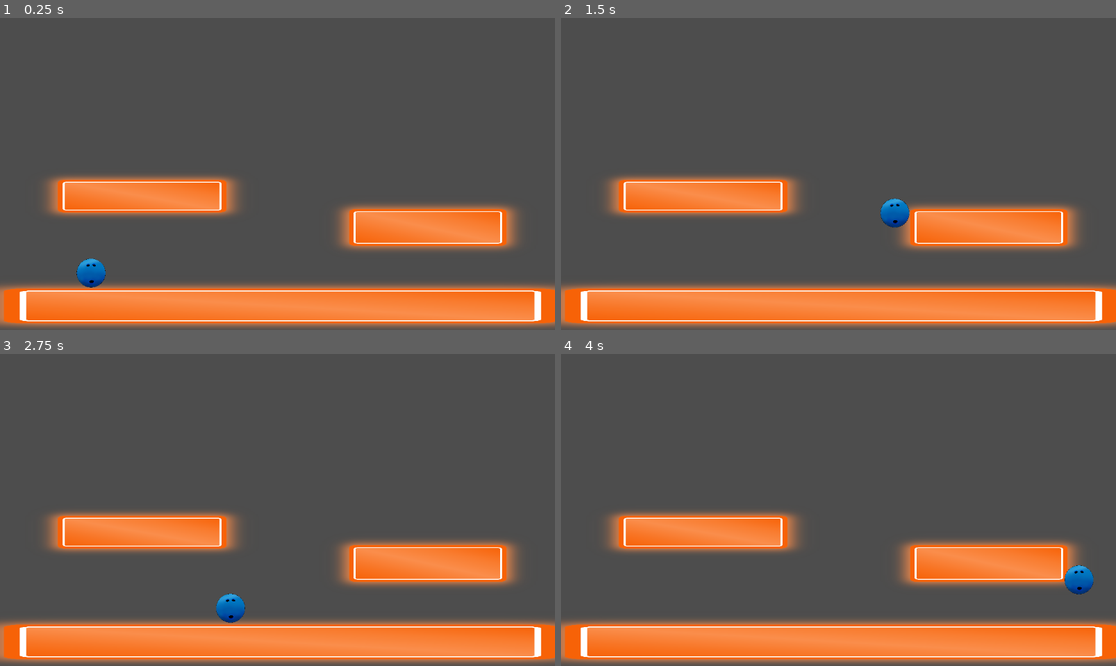
Above: before the commit, frames 1-4 (two rows, left to right).
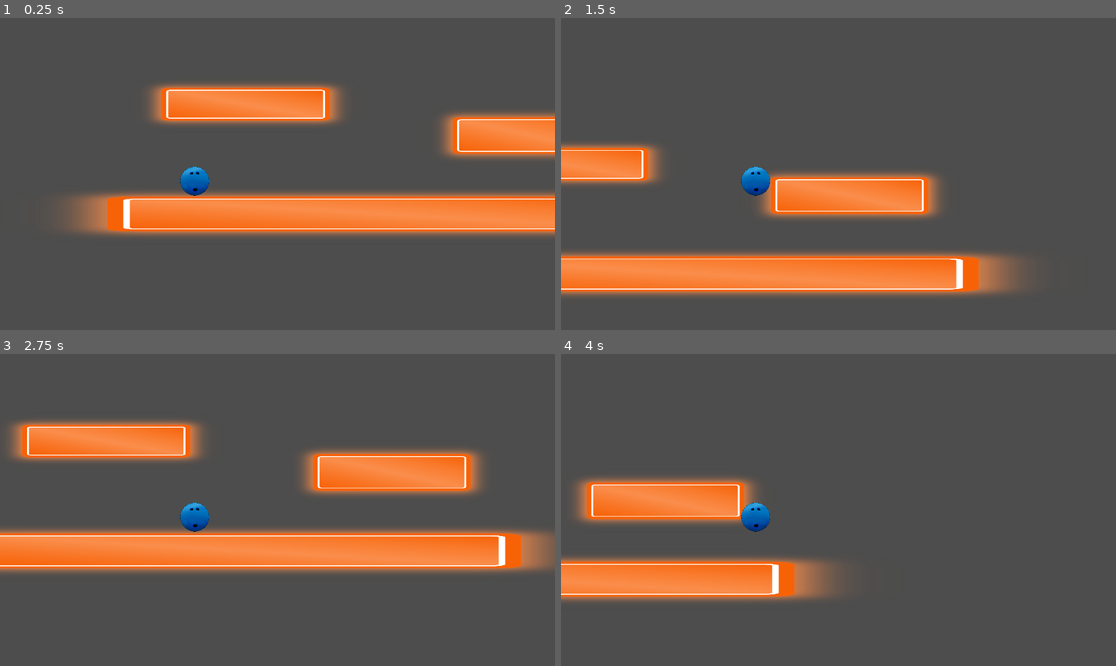
Above: after the commit, the same moments.

Repository: untitledfish/BowlingGame
Game: Godot game, scene res://Scenes/Maps/TestMap.tscn
Same seed, same stepped clock (60 frames per second), same inputs: the game is played once before the commit and once after it.
Inputs:
- Up to frame 1 (0.25 s): no input
- Up to frame 2 (1.5 s): tap Enter at 0.5 s; hold Shift (Run) 0.53-1.28 s; hold Right (ui_right) from 0.53 s (still down); tap Space at 0.77 s; tap Ctrl at 1.35 s
- Up to frame 3 (2.75 s): tap Space at 1.52 s; release Right (ui_right) at 2.03 s; hold Left (ui_left) from 2.03 s (still down); hold Shift (Run) from 2.03 s (still down)
- Up to frame 4 (4 s): release Left (ui_left) at 2.78 s; release Shift (Run) at 2.78 s; hold Right (ui_right) from 2.78 s (still down); tap Ctrl at 2.85 s; tap Space at 3.02, 3.77 s; hold Shift (Run) from 3.53 s (still down)

The runs differ from the first frame. In frame 1, 37% of the frame differs, in the area x 0-100%, y 20-100%; in frame 2, 37%; in frame 3, 40%, in the area x 0-100%, y 21-100%; in frame 4, 35%.

Commit message:
Level_2

Diff:
--- /dev/null
+++ b/Level_2.tscn
@@ -0,0 +1,282 @@
+[gd_scene load_steps=22 format=3 uid="uid://c5fufj8vqnoau"]
+
+[ext_resource type="Texture2D" uid="uid://dip7a6mbwjyc" path="res://Sprites/Maps/Screenshot 2025-04-14 191207.png" id="1_h76c5"]
+[ext_resource type="PackedScene" uid="uid://cdanb0gsgn06m" path="res://Scenes/Characters/MainCharacter.tscn" id="2_872pc"]
+
+[sub_resource type="RectangleShape2D" id="RectangleShape2D_xurv4"]
+size = Vector2(1156, 114.5)
+
+[sub_resource type="RectangleShape2D" id="RectangleShape2D_dah5a"]
+size = Vector2(6585, 93)
+
+[sub_resource type="RectangleShape2D" id="RectangleShape2D_87rbs"]
+size = Vector2(1000.38, 149.75)
+
+[sub_resource type="RectangleShape2D" id="RectangleShape2D_06ec3"]
+size = Vector2(808, 148.5)
+
+[sub_resource type="RectangleShape2D" id="RectangleShape2D_jyvka"]
+size = Vector2(848.25, 169.75)
+
+[sub_resource type="RectangleShape2D" id="RectangleShape2D_mcirt"]
+size = Vector2(293, 532.5)
+
+[sub_resource type="RectangleShape2D" id="RectangleShape2D_ubbka"]
+size = Vector2(264, 742.75)
+
+[sub_resource type="RectangleShape2D" id="RectangleShape2D_kj3va"]
+size = Vector2(712.75, 130)
+
+[sub_resource type="RectangleShape2D" id="RectangleShape2D_ameri"]
+size = Vector2(681.5, 186)
+
+[sub_resource type="RectangleShape2D" id="RectangleShape2D_i4hqb"]
+size = Vector2(1721, 152)
+
+[sub_resource type="RectangleShape2D" id="RectangleShape2D_fpk4q"]
+size = Vector2(5006, 980.5)
+
+[sub_resource type="RectangleShape2D" id="RectangleShape2D_g1smg"]
+size = Vector2(840.25, 141)
+
+[sub_resource type="RectangleShape2D" id="RectangleShape2D_7agol"]
+size = Vector2(1815.25, 234.75)
+
+[sub_resource type="RectangleShape2D" id="RectangleShape2D_bnnp4"]
+size = Vector2(5523, 419)
+
+[sub_resource type="RectangleShape2D" id="RectangleShape2D_a1511"]
+size = Vector2(1697, 728.5)
+
+[sub_resource type="RectangleShape2D" id="RectangleShape2D_bq33c"]
+size = Vector2(560.5, 232)
+
+[sub_resource type="RectangleShape2D" id="RectangleShape2D_s8vvl"]
+size = Vector2(717, 776)
+
+[sub_resource type="RectangleShape2D" id="RectangleShape2D_n5waq"]
+size = Vector2(3406, 292.5)
+
+[sub_resource type="RectangleShape2D" id="RectangleShape2D_pmih2"]
+size = Vector2(978, 846.75)
+
+[node name="Level 2" type="Node2D"]
+
+[node name="StaticBody2D" type="StaticBody2D" parent="."]
+
+[node name="CollisionShape2D" type="CollisionShape2D" parent="StaticBody2D"]
+position = Vector2(572, 441.25)
+shape = SubResource("RectangleShape2D_xurv4")
+
+[node name="Sprite2D" type="Sprite2D" parent="StaticBody2D"]
+position = Vector2(572, 448)
+scale = Vector2(9.4918, 0.555439)
+texture = ExtResource("1_h76c5")
+
+[node name="StaticBody2D2" type="StaticBody2D" parent="."]
+
+[node name="CollisionShape2D" type="CollisionShape2D" parent="StaticBody2D2"]
+position = Vector2(3290.5, 562.5)
+shape = SubResource("RectangleShape2D_dah5a")
+
+[node name="Sprite2D" type="Sprite2D" parent="StaticBody2D2"]
+position = Vector2(3288.5, 581.875)
+scale = Vector2(54.0246, 0.578452)
+texture = ExtResource("1_h76c5")
+
+[node name="MainCharacter" parent="." instance=ExtResource("2_872pc")]
+position = Vector2(-380, -2)
+
+[node name="StaticBody2D3" type="StaticBody2D" parent="."]
+
+[node name="CollisionShape2D" type="CollisionShape2D" parent="StaticBody2D3"]
+position = Vector2(2167.81, 450)
+shape = SubResource("RectangleShape2D_87rbs")
+
+[node name="Sprite2D" type="Sprite2D" parent="StaticBody2D3"]
+position = Vector2(2168, 449)
+scale = Vector2(8.26229, 0.654812)
+texture = ExtResource("1_h76c5")
+
+[node name="StaticBody2D4" type="StaticBody2D" parent="."]
+
+[node name="CollisionShape2D" type="CollisionShape2D" parent="StaticBody2D4"]
+position = Vector2(3563, 447)
+shape = SubResource("RectangleShape2D_06ec3")
+
+[node name="Sprite2D" type="Sprite2D" parent="StaticBody2D4"]
+position = Vector2(3569, 444)
+scale = Vector2(6.75, 0.649582)
+texture = ExtResource("1_h76c5")
+
+[node name="StaticBody2D5" type="StaticBody2D" parent="."]
+position = Vector2(450, -24)
+
+[node name="CollisionShape2D" type="CollisionShape2D" parent="StaticBody2D5"]
+position = Vector2(4447, 477)
+shape = SubResource("RectangleShape2D_jyvka")
+
+[node name="Sprite2D" type="Sprite2D" parent="StaticBody2D5"]
+position = Vector2(4442, 491)
+scale = Vector2(6.97541, 0.915272)
+texture = ExtResource("1_h76c5")
+
+[node name="StaticBody2D6" type="StaticBody2D" parent="."]
+position = Vector2(3360, -475)
+
+[node name="CollisionShape2D" type="CollisionShape2D" parent="StaticBody2D6"]
+position = Vector2(2110.5, 850.25)
+shape = SubResource("RectangleShape2D_mcirt")
+
+[node name="Sprite2D" type="Sprite2D" parent="StaticBody2D6"]
+position = Vector2(2108.56, 848.469)
+scale = Vector2(2.51742, 2.23823)
+texture = ExtResource("1_h76c5")
+
+[node name="StaticBody2D7" type="StaticBody2D" parent="."]
+
+[node name="CollisionShape2D" type="CollisionShape2D" parent="StaticBody2D7"]
+position = Vector2(5993, 265.375)
+shape = SubResource("RectangleShape2D_ubbka")
+
+[node name="Sprite2D" type="Sprite2D" parent="StaticBody2D7"]
+position = Vector2(5994, 265.563)
+scale = Vector2(2.19672, 3.13441)
+texture = ExtResource("1_h76c5")
+
+[node name="StaticBody2D8" type="StaticBody2D" parent="."]
+position = Vector2(5919, 156)
+
+[node name="CollisionShape2D" type="CollisionShape2D" parent="StaticBody2D8"]
+position = Vector2(299.625, -199)
+shape = SubResource("RectangleShape2D_kj3va")
+
+[node name="Sprite2D" type="Sprite2D" parent="StaticBody2D8"]
+position = Vector2(298, -199)
+scale = Vector2(5.86885, 0.558577)
+texture = ExtResource("1_h76c5")
+
+[node name="StaticBody2D9" type="StaticBody2D" parent="."]
+
+[node name="CollisionShape2D" type="CollisionShape2D" parent="StaticBody2D9"]
+position = Vector2(7208.25, 297)
+shape = SubResource("RectangleShape2D_ameri")
+
+[node name="Sprite2D" type="Sprite2D" parent="StaticBody2D9"]
+position = Vector2(7199.5, 300)
+scale = Vector2(5.74591, 0.801255)
+texture = ExtResource("1_h76c5")
+
+[node name="StaticBody2D10" type="StaticBody2D" parent="."]
+
+[node name="CollisionShape2D" type="CollisionShape2D" parent="StaticBody2D10"]
+position = Vector2(6705.5, 1026)
+shape = SubResource("RectangleShape2D_i4hqb")
+
+[node name="Sprite2D" type="Sprite2D" parent="StaticBody2D10"]
+position = Vector2(6703.75, 1025.5)
+scale = Vector2(14.1352, 0.67364)
+texture = ExtResource("1_h76c5")
+
+[node name="StaticBody2D11" type="StaticBody2D" parent="."]
+position = Vector2(616, -464)
+
+[node name="CollisionShape2D" type="CollisionShape2D" parent="StaticBody2D11"]
+position = Vector2(4450, 2058.75)
+shape = SubResource("RectangleShape2D_fpk4q")
+
+[node name="Sprite2D" type="Sprite2D" parent="StaticBody2D11"]
+position = Vector2(4446.5, 2056.5)
+scale = Vector2(41.041, 4.11297)
+texture = ExtResource("1_h76c5")
+
+[node name="StaticBody2D12" type="StaticBody2D" parent="."]
+position = Vector2(258, -116)
+
+[node name="CollisionShape2D" type="CollisionShape2D" parent="StaticBody2D12"]
+position = Vector2(2194, 1152.5)
+shape = SubResource("RectangleShape2D_g1smg")
+
+[node name="Sprite2D" type="Sprite2D" parent="StaticBody2D12"]
+position = Vector2(2194, 1156)
+scale = Vector2(6.91803, 0.624477)
+texture = ExtResource("1_h76c5")
+
+[node name="StaticBody2D13" type="StaticBody2D" parent="."]
+
+[node name="CollisionShape2D" type="CollisionShape2D" parent="StaticBody2D13"]
+position = Vector2(896, 1660)
+shape = SubResource("RectangleShape2D_7agol")
+
+[node name="Sprite2D" type="Sprite2D" parent="StaticBody2D13"]
+position = Vector2(907.5, 1654.5)
+scale = Vector2(14.8934, 1.05858)
+texture = ExtResource("1_h76c5")
+
+[node name="StaticBody2D14" type="StaticBody2D" parent="."]
+position = Vector2(936, 2264)
+
+[node name="CollisionShape2D" type="CollisionShape2D" parent="StaticBody2D14"]
+position = Vector2(3875.5, 9)
+shape = SubResource("RectangleShape2D_bnnp4")
+
+[node name="Sprite2D" type="Sprite2D" parent="StaticBody2D14"]
+position = Vector2(3873, 3.25)
+scale = Vector2(45.2951, 1.82636)
+texture = ExtResource("1_h76c5")
+
+[node name="StaticBody2D15" type="StaticBody2D" parent="."]
+
+[node name="CollisionShape2D" type="CollisionShape2D" parent="StaticBody2D15"]
+position = Vector2(837, 3209.75)
+shape = SubResource("RectangleShape2D_a1511")
+
+[node name="Sprite2D" type="Sprite2D" parent="StaticBody2D15"]
+position = Vector2(835, 3208.56)
+scale = Vector2(14.2418, 3.18358)
+texture = ExtResource("1_h76c5")
+
+[node name="StaticBody2D16" type="StaticBody2D" parent="."]
+
+[node name="CollisionShape2D" type="CollisionShape2D" parent="StaticBody2D16"]
+position = Vector2(1990.75, 3473)
+shape = SubResource("RectangleShape2D_bq33c")
+
+[node name="Sprite2D" type="Sprite2D" parent="StaticBody2D16"]
+position = Vector2(1984.5, 3467)
+scale = Vector2(4.68033, 1.01255)
+texture = ExtResource("1_h76c5")
+
+[node name="StaticBody2D17" type="StaticBody2D" parent="."]
+position = Vector2(3129, 3422)
+
+[node name="CollisionShape2D" type="CollisionShape2D" parent="StaticBody2D17"]
+position = Vector2(-502, -219)
+shape = SubResource("RectangleShape2D_s8vvl")
+
+[node name="Sprite2D" type="Sprite2D" parent="StaticBody2D17"]
+position = Vector2(-508, -224.25)
+scale = Vector2(6, 3.19456)
+texture = ExtResource("1_h76c5")
+
+[node name="StaticBody2D18" type="StaticBody2D" parent="."]
+
+[node name="CollisionShape2D" type="CollisionShape2D" parent="StaticBody2D18"]
+position = Vector2(4669, 3446.25)
+shape = SubResource("RectangleShape2D_n5waq")
+
+[node name="Sprite2D" type="Sprite2D" parent="StaticBody2D18"]
+position = Vector2(4667.5, 3447.25)
+scale = Vector2(28.0082, 1.23222)
+texture = ExtResource("1_h76c5")
+
+[node name="StaticBody2D19" type="StaticBody2D" parent="."]
+
+[node name="CollisionShape2D" type="CollisionShape2D" parent="StaticBody2D19"]
+position = Vector2(6811, 3168.63)
+shape = SubResource("RectangleShape2D_pmih2")
+
+[node name="Sprite2D" type="Sprite2D" parent="StaticBody2D19"]
+position = Vector2(6816.25, 3177.38)
+scale = Vector2(8.04509, 3.56799)
+texture = ExtResource("1_h76c5")
--- a/Scenes/Characters/MainCharacter.tscn
+++ b/Scenes/Characters/MainCharacter.tscn
@@ -23,4 +23,7 @@
 [node name="DashCD" type="Timer" parent="CharacterBody2D"]
 one_shot = true
 
+[node name="Camera2D" type="Camera2D" parent="CharacterBody2D"]
+position = Vector2(172, -15)
+
 [connection signal="timeout" from="CharacterBody2D/DashCD" to="CharacterBody2D" method="_on_dash_cd_timeout"]
--- /dev/null
+++ b/level__1.tscn
@@ -0,0 +1,320 @@
+[gd_scene load_steps=25 format=3 uid="uid://bplhdi6fues0x"]
+
+[ext_resource type="Texture2D" uid="uid://dip7a6mbwjyc" path="res://Sprites/Maps/Screenshot 2025-04-14 191207.png" id="1_1bmtl"]
+[ext_resource type="PackedScene" uid="uid://cdanb0gsgn06m" path="res://Scenes/Characters/MainCharacter.tscn" id="2_5nhqk"]
+
+[sub_resource type="RectangleShape2D" id="RectangleShape2D_dksi4"]
+size = Vector2(8.65651, 5.01324)
+
+[sub_resource type="RectangleShape2D" id="RectangleShape2D_ue8i4"]
+size = Vector2(164, 305)
+
+[sub_resource type="RectangleShape2D" id="RectangleShape2D_dhhrr"]
+size = Vector2(162, 268)
+
+[sub_resource type="RectangleShape2D" id="RectangleShape2D_xbt3f"]
+size = Vector2(212, 551)
+
+[sub_resource type="RectangleShape2D" id="RectangleShape2D_gkru3"]
+size = Vector2(171, 472.5)
+
+[sub_resource type="RectangleShape2D" id="RectangleShape2D_502rg"]
+size = Vector2(684.5, 184.938)
+
+[sub_resource type="RectangleShape2D" id="RectangleShape2D_4hy2k"]
+size = Vector2(3653.25, 140.5)
+
+[sub_resource type="RectangleShape2D" id="RectangleShape2D_wg2ip"]
+size = Vector2(894, 177.438)
+
+[sub_resource type="RectangleShape2D" id="RectangleShape2D_1gm0l"]
+size = Vector2(854, 175)
+
+[sub_resource type="RectangleShape2D" id="RectangleShape2D_x0gw5"]
+size = Vector2(476.25, 245)
+
+[sub_resource type="RectangleShape2D" id="RectangleShape2D_as0je"]
+size = Vector2(148, 143)
+
+[sub_resource type="RectangleShape2D" id="RectangleShape2D_gwpt6"]
+size = Vector2(2811.5, 138.75)
+
+[sub_resource type="RectangleShape2D" id="RectangleShape2D_tqtes"]
+size = Vector2(783, 150)
+
+[sub_resource type="RectangleShape2D" id="RectangleShape2D_8ggep"]
+size = Vector2(589, 217)
+
+[sub_resource type="RectangleShape2D" id="RectangleShape2D_kkdc3"]
+size = Vector2(2899.5, 161.969)
+
+[sub_resource type="RectangleShape2D" id="RectangleShape2D_g542n"]
+size = Vector2(594.25, 142)
+
+[sub_resource type="RectangleShape2D" id="RectangleShape2D_5a6tn"]
+size = Vector2(671.5, 134)
+
+[sub_resource type="RectangleShape2D" id="RectangleShape2D_ss7x4"]
+size = Vector2(945, 143)
+
+[sub_resource type="RectangleShape2D" id="RectangleShape2D_f5ke4"]
+size = Vector2(1614.5, 174)
+
+[sub_resource type="RectangleShape2D" id="RectangleShape2D_dh303"]
+size = Vector2(1597, 133)
+
+[sub_resource type="RectangleShape2D" id="RectangleShape2D_2yjsv"]
+size = Vector2(92, 686)
+
+[sub_resource type="RectangleShape2D" id="RectangleShape2D_1sokd"]
+size = Vector2(121, 2320)
+
+[node name="Level 1" type="Node2D"]
+
+[node name="StaticBody2D" type="StaticBody2D" parent="."]
+position = Vector2(16, 123)
+scale = Vector2(58.7997, 252.332)
+constant_linear_velocity = Vector2(20, 20)
+
+[node name="CollisionShape2D" type="CollisionShape2D" parent="StaticBody2D"]
+position = Vector2(4.07315, 4.27413)
+scale = Vector2(1, 0.999999)
+shape = SubResource("RectangleShape2D_dksi4")
+
+[node name="Sprite2D" type="Sprite2D" parent="StaticBody2D"]
+position = Vector2(4.07738, 4.27512)
+scale = Vector2(-0.0724183, -0.0210654)
+texture = ExtResource("1_1bmtl")
+
+[node name="MainCharacter" parent="." instance=ExtResource("2_5nhqk")]
+position = Vector2(-388, 181)
+
+[node name="StaticBody2D2" type="StaticBody2D" parent="."]
+position = Vector2(-6, 0)
+
+[node name="CollisionShape2D" type="CollisionShape2D" parent="StaticBody2D2"]
+position = Vector2(609, 903.5)
+shape = SubResource("RectangleShape2D_ue8i4")
+
+[node name="Sprite2D" type="Sprite2D" parent="StaticBody2D2"]
+position = Vector2(609, 905)
+scale = Vector2(1.44262, 1.32636)
+texture = ExtResource("1_1bmtl")
+
+[node name="StaticBody2D3" type="StaticBody2D" parent="."]
+position = Vector2(840, 420)
+
+[node name="CollisionShape2D" type="CollisionShape2D" parent="StaticBody2D3"]
+position = Vector2(-238, 1150)
+shape = SubResource("RectangleShape2D_dhhrr")
+
+[node name="Sprite2D" type="Sprite2D" parent="StaticBody2D3"]
+position = Vector2(-234, 1147)
+scale = Vector2(1.48566, 1.14697)
+texture = ExtResource("1_1bmtl")
+
+[node name="StaticBody2D4" type="StaticBody2D" parent="."]
+
+[node name="CollisionShape2D" type="CollisionShape2D" parent="StaticBody2D4"]
+position = Vector2(989, 442.5)
+shape = SubResource("RectangleShape2D_xbt3f")
+
+[node name="Sprite2D" type="Sprite2D" parent="StaticBody2D4"]
+position = Vector2(989, 450.469)
+scale = Vector2(1.7541, 2.37212)
+texture = ExtResource("1_1bmtl")
+
+[node name="StaticBody2D5" type="StaticBody2D" parent="."]
+position = Vector2(217, 338)
+
+[node name="CollisionShape2D" type="CollisionShape2D" parent="StaticBody2D5"]
+position = Vector2(969.5, 638.75)
+shape = SubResource("RectangleShape2D_gkru3")
+
+[node name="Sprite2D" type="Sprite2D" parent="StaticBody2D5"]
+position = Vector2(970, 637)
+scale = Vector2(1.47131, 2.02406)
+texture = ExtResource("1_1bmtl")
+
+[node name="StaticBody2D6" type="StaticBody2D" parent="."]
+
+[node name="CollisionShape2D" type="CollisionShape2D" parent="StaticBody2D6"]
+position = Vector2(1223.75, 1297.53)
+shape = SubResource("RectangleShape2D_502rg")
+
+[node name="Sprite2D" type="Sprite2D" parent="StaticBody2D6"]
+position = Vector2(1223.75, 1298.81)
+scale = Vector2(5.65983, 0.78818)
+texture = ExtResource("1_1bmtl")
+
+[node name="StaticBody2D7" type="StaticBody2D" parent="."]
+
+[node name="CollisionShape2D" type="CollisionShape2D" parent="StaticBody2D7"]
+position = Vector2(2470.38, 1755.25)
+shape = SubResource("RectangleShape2D_4hy2k")
+
+[node name="Sprite2D" type="Sprite2D" parent="StaticBody2D7"]
+position = Vector2(2396.75, 1761.5)
+scale = Vector2(31.1516, 0.640167)
+texture = ExtResource("1_1bmtl")
+
+[node name="StaticBody2D8" type="StaticBody2D" parent="."]
+
+[node name="CollisionShape2D" type="CollisionShape2D" parent="StaticBody2D8"]
+position = Vector2(2177, 1302.72)
+shape = SubResource("RectangleShape2D_wg2ip")
+
+[node name="Sprite2D" type="Sprite2D" parent="StaticBody2D8"]
+position = Vector2(2176, 1303)
+scale = Vector2(7.43443, 0.793933)
+texture = ExtResource("1_1bmtl")
+
+[node name="StaticBody2D9" type="StaticBody2D" parent="."]
+position = Vector2(3210, 1150)
+
+[node name="CollisionShape2D" type="CollisionShape2D" parent="StaticBody2D9"]
+position = Vector2(-4, 143)
+shape = SubResource("RectangleShape2D_1gm0l")
+
+[node name="Sprite2D" type="Sprite2D" parent="StaticBody2D9"]
+position = Vector2(-3.99998, 145)
+scale = Vector2(7.05328, 0.774647)
+texture = ExtResource("1_1bmtl")
+
+[node name="StaticBody2D10" type="StaticBody2D" parent="."]
+
+[node name="CollisionShape2D" type="CollisionShape2D" parent="StaticBody2D10"]
+position = Vector2(4052.88, 1570.5)
+shape = SubResource("RectangleShape2D_x0gw5")
+
+[node name="Sprite2D" type="Sprite2D" parent="StaticBody2D10"]
+position = Vector2(4055, 1577)
+scale = Vector2(3.96721, 1.11715)
+texture = ExtResource("1_1bmtl")
+
+[node name="StaticBody2D11" type="StaticBody2D" parent="."]
+
+[node name="CollisionShape2D" type="CollisionShape2D" parent="StaticBody2D11"]
+position = Vector2(1344, 1124.5)
+shape = SubResource("RectangleShape2D_as0je")
+
+[node name="Sprite2D" type="Sprite2D" parent="StaticBody2D11"]
+position = Vector2(1346, 1130.13)
+scale = Vector2(1.27869, 0.651674)
+texture = ExtResource("1_1bmtl")
+
+[node name="StaticBody2D12" type="StaticBody2D" parent="."]
+
+[node name="CollisionShape2D" type="CollisionShape2D" parent="StaticBody2D12"]
+position = Vector2(2904.25, 870.375)
+shape = SubResource("RectangleShape2D_gwpt6")
+
+[node name="Sprite2D" type="Sprite2D" parent="StaticBody2D12"]
+position = Vector2(2901, 871.156)
+scale = Vector2(23.1352, 0.587082)
+texture = ExtResource("1_1bmtl")
+
+[node name="StaticBody2D13" type="StaticBody2D" parent="."]
+
+[node name="CollisionShape2D" type="CollisionShape2D" parent="StaticBody2D13"]
+position = Vector2(3920.5, 722)
+shape = SubResource("RectangleShape2D_tqtes")
+
+[node name="Sprite2D" type="Sprite2D" parent="StaticBody2D13"]
+position = Vector2(3917.25, 726)
+scale = Vector2(6.47131, 0.677824)
+texture = ExtResource("1_1bmtl")
+
+[node name="StaticBody2D14" type="StaticBody2D" parent="."]
+
+[node name="CollisionShape2D" type="CollisionShape2D" parent="StaticBody2D14"]
+position = Vector2(4006.5, 522)
+shape = SubResource("RectangleShape2D_8ggep")
+
+[node name="Sprite2D" type="Sprite2D" parent="StaticBody2D14"]
+position = Vector2(4011.25, 527)
+scale = Vector2(4.93033, 1)
+texture = ExtResource("1_1bmtl")
+
+[node name="StaticBody2D15" type="StaticBody2D" parent="."]
+
+[node name="CollisionShape2D" type="CollisionShape2D" parent="StaticBody2D15"]
+position = Vector2(2183, 247.984)
+shape = SubResource("RectangleShape2D_kkdc3")
+
+[node name="Sprite2D" type="Sprite2D" parent="StaticBody2D15"]
+position = Vector2(2188, 248)
+scale = Vector2(23.8689, 0.6841)
+texture = ExtResource("1_1bmtl")
+
+[node name="StaticBody2D16" type="StaticBody2D" parent="."]
+
+[node name="CollisionShape2D" type="CollisionShape2D" parent="StaticBody2D16"]
+position = Vector2(307.875, 58)
+shape = SubResource("RectangleShape2D_g542n")
+
+[node name="Sprite2D" type="Sprite2D" parent="StaticBody2D16"]
+position = Vector2(305.75, 61)
+scale = Vector2(4.95492, 0.61454)
+texture = ExtResource("1_1bmtl")
+
+[node name="StaticBody2D17" type="StaticBody2D" parent="."]
+
+[node name="CollisionShape2D" type="CollisionShape2D" parent="StaticBody2D17"]
+position = Vector2(1125.25, -99)
+shape = SubResource("RectangleShape2D_5a6tn")
+
+[node name="Sprite2D" type="Sprite2D" parent="StaticBody2D17"]
+position = Vector2(1126, -95)
+scale = Vector2(5.54918, 0.608787)
+texture = ExtResource("1_1bmtl")
+
+[node name="StaticBody2D18" type="StaticBody2D" parent="."]
+
+[node name="CollisionShape2D" type="CollisionShape2D" parent="StaticBody2D18"]
+position = Vector2(2100.5, -249.5)
+shape = SubResource("RectangleShape2D_ss7x4")
+
+[node name="Sprite2D" type="Sprite2D" parent="StaticBody2D18"]
+position = Vector2(2102, -249)
+scale = Vector2(7.77869, 0.612971)
+texture = ExtResource("1_1bmtl")
+
+[node name="StaticBody2D19" type="StaticBody2D" parent="."]
+
+[node name="CollisionShape2D" type="CollisionShape2D" parent="StaticBody2D19"]
+position = Vector2(3541.75, -420)
+shape = SubResource("RectangleShape2D_f5ke4")
+
+[node name="Sprite2D" type="Sprite2D" parent="StaticBody2D19"]
+position = Vector2(3544.75, -418)
+scale = Vector2(13.2664, 0.770921)
+texture = ExtResource("1_1bmtl")
+
+[node name="StaticBody2D20" type="StaticBody2D" parent="."]
+
+[node name="CollisionShape2D" type="CollisionShape2D" parent="StaticBody2D20"]
+position = Vector2(2069.5, -892.5)
+shape = SubResource("RectangleShape2D_dh303")
+
+[node name="Sprite2D" type="Sprite2D" parent="StaticBody2D20"]
+position = Vector2(2072, -889)
+scale = Vector2(13.1475, 0.642259)
+texture = ExtResource("1_1bmtl")
+
+[node name="StaticBody2D21" type="StaticBody2D" parent="."]
+
+[node name="CollisionShape2D" type="CollisionShape2D" parent="StaticBody2D21"]
+position = Vector2(-50, 332)
+shape = SubResource("RectangleShape2D_2yjsv")
+
+[node name="StaticBody2D22" type="StaticBody2D" parent="."]
+
+[node name="CollisionShape2D" type="CollisionShape2D" parent="StaticBody2D22"]
+position = Vector2(4359.5, 666)
+shape = SubResource("RectangleShape2D_1sokd")
+
+[node name="Sprite2D" type="Sprite2D" parent="StaticBody2D22"]
+position = Vector2(4358, 666)
+scale = Vector2(1, 9.83264)
+texture = ExtResource("1_1bmtl")
Binary file added: Sprites/Maps/Screenshot 2025-04-14 191207.png
Not shown, added: Sprites/Maps/Screenshot 2025-04-14 191207.png.import
